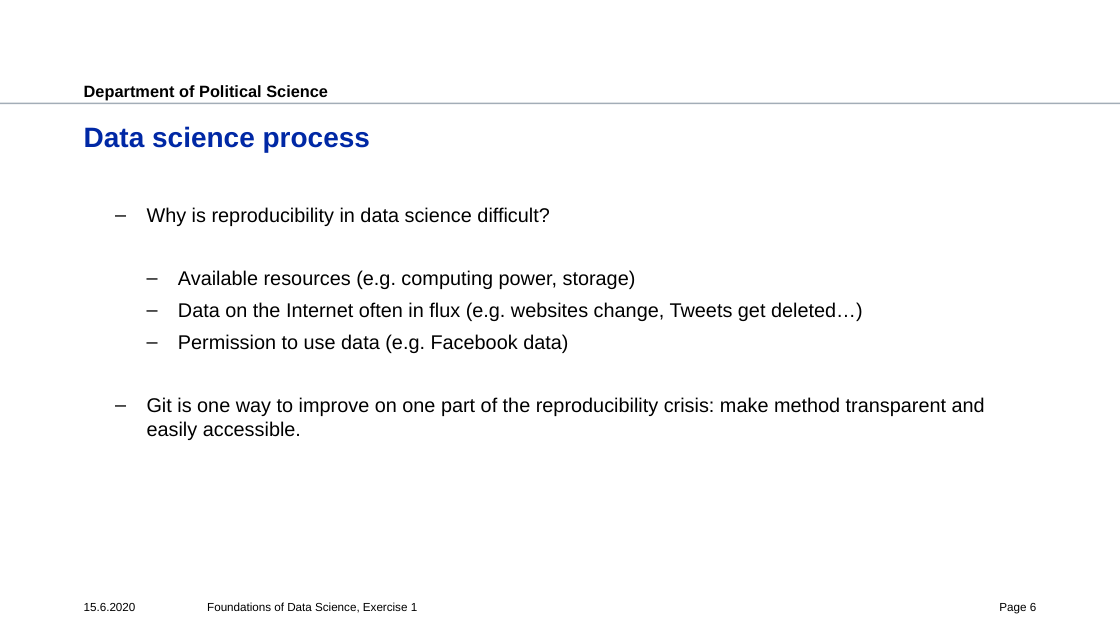
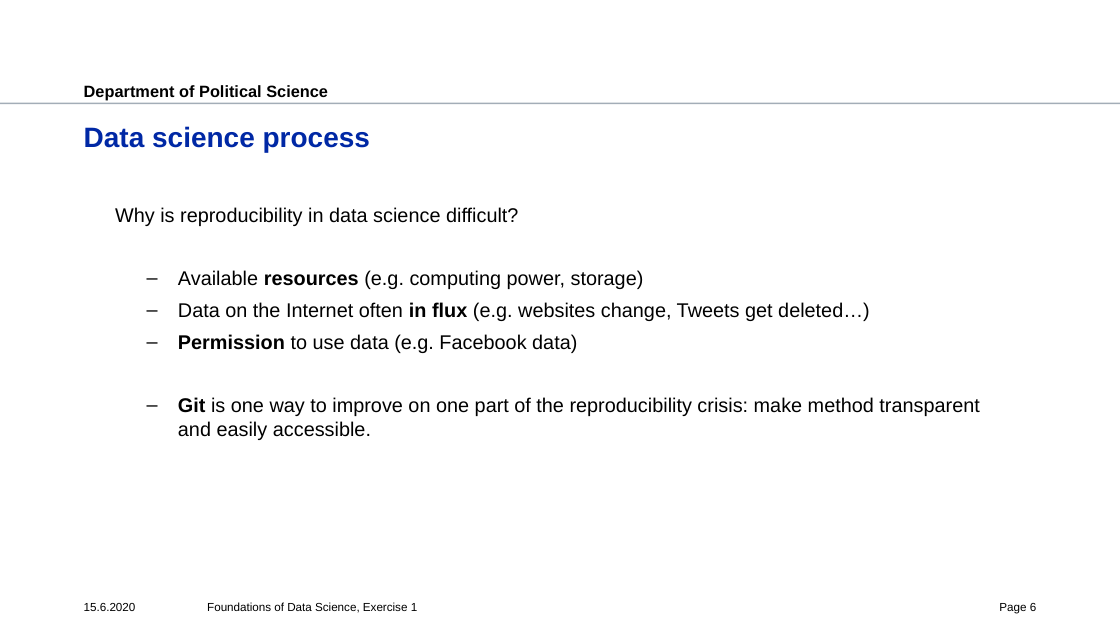
Before and after one commit to polianchykova/fds-2020-exercise, a slide deck: slide 6 of ex1/ex1.pptx. Drawn at 1120x630 pixels with LibreOffice and Linux fonts; fonts in the diff are those of the drawing; background and template pictures are left out. Boxes give left, top, right and bottom in pixels: in the first picture for what was removed or moved away, otherwise in the second. Text is boxed around its words. In the diff, an @@ line names an element or a change of style, - is before the commit and + after.

```diff
--- a/ex1/ex1.pptx
+++ b/ex1/ex1.pptx
@@ text "Why is reproducibility in data ..." at (115, 207, 979, 440): bold on in "resources", "in flux", "Permission", "Git"; bullet – to none; list level 2 to 3 in "Git is one way to ..." @@
```
Also in this commit, not shown: 6 other slides changed, 3 other files.
